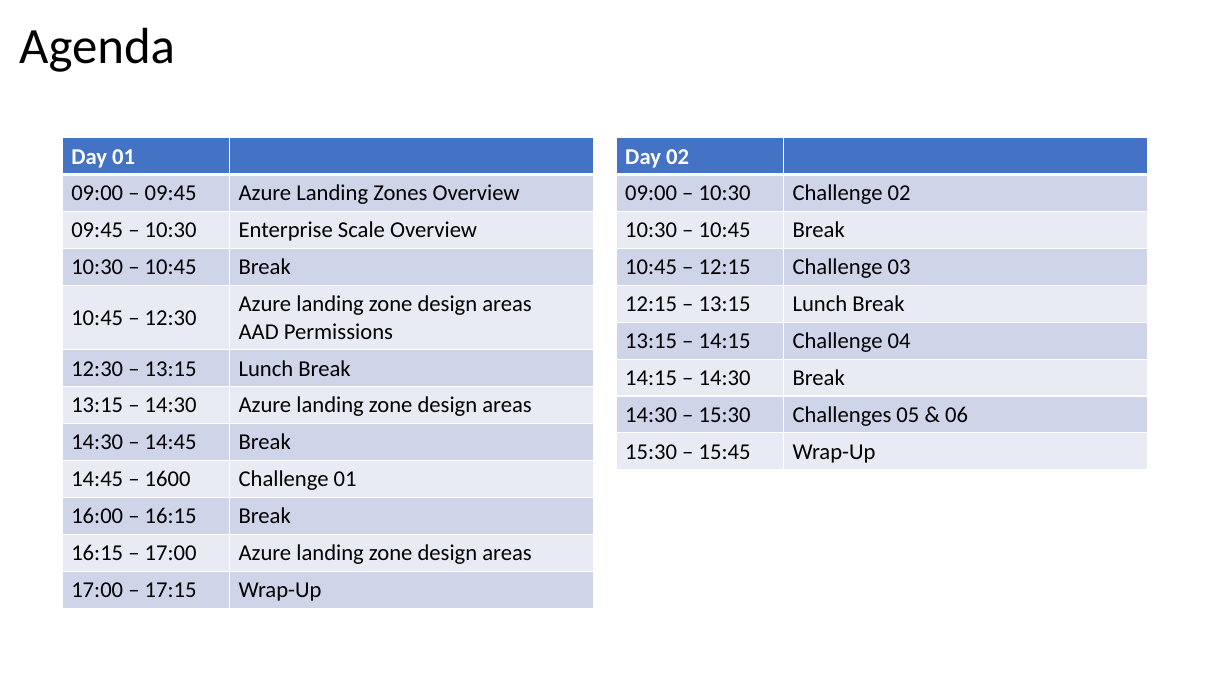
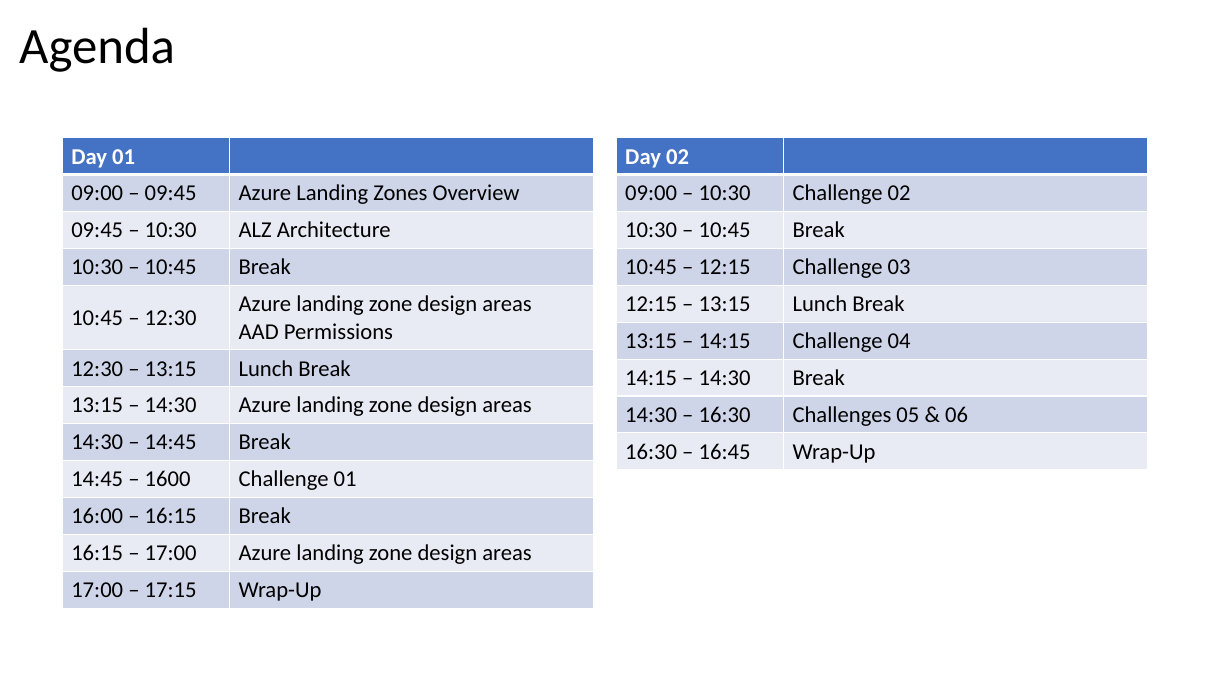
Before and after one commit to jonathan-vella/what-the-caf, a slide deck: slide 4 of learning_path_modules/04_ALZ_Accelerator/00_ALZ_Accelerator_Agenda.pptx. Drawn at 1232x693 pixels with LibreOffice and Linux fonts; fonts in the diff are those of the drawing. Boxes give left, top, right and bottom in pixels: in the first picture for what was removed or moved away, otherwise in the second. Text is boxed around its words. In the diff, an @@ line names an element or a change of style, - is before the commit and + after.

```diff
--- a/learning_path_modules/04_ALZ_Accelerator/00_ALZ_Accelerator_Agenda.pptx
+++ b/learning_path_modules/04_ALZ_Accelerator/00_ALZ_Accelerator_Agenda.pptx
@@ table at (x1=63, y1=138, x2=594, y2=605) @@
-row 3, column 2: Enterprise Scale Overview
+row 3, column 2: ALZ Architecture
@@ table at (x1=616, y1=138, x2=1148, y2=467) @@
-row 8, column 1: 14:30 – 15:30
+row 8, column 1: 14:30 – 16:30
-row 9, column 1: 15:30 – 15:45
+row 9, column 1: 16:30 – 16:45
```
